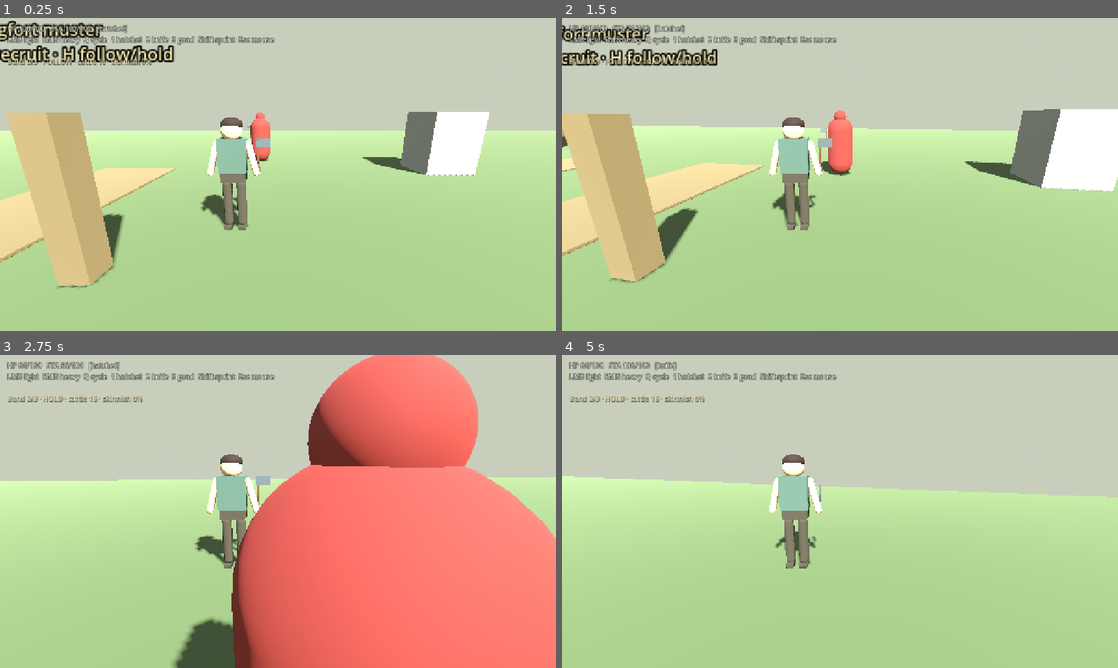
Above: before the commit, frames 1-4 (two rows, left to right).
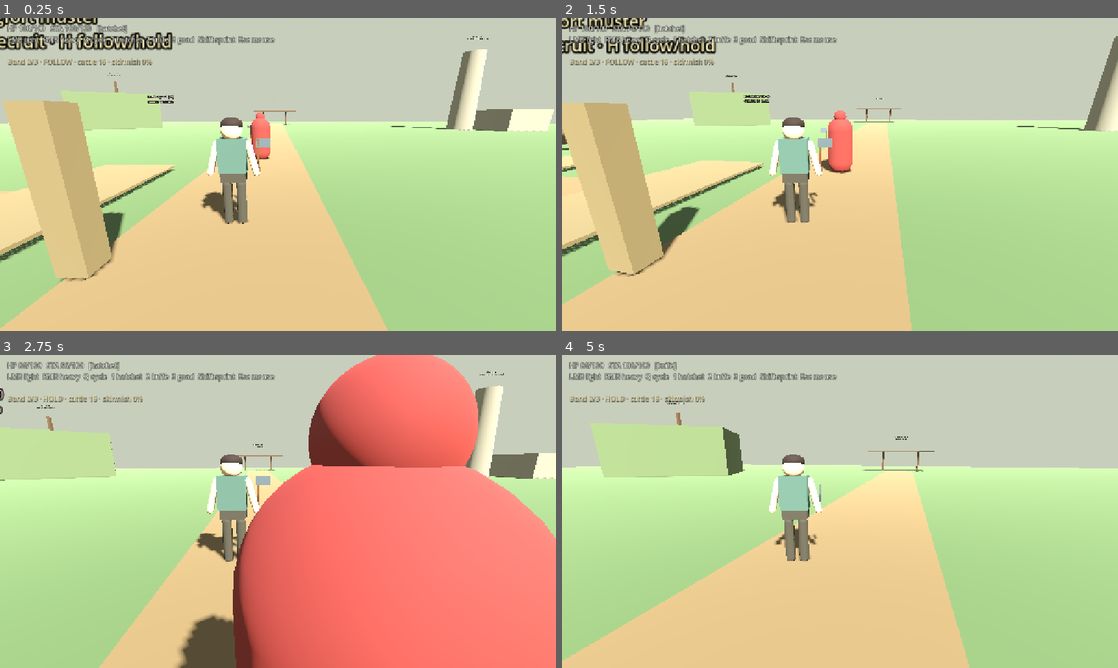
Above: after the commit, the same moments.

Repository: fortins4/devPlayground
Game: Godot game, scene res://scenes/main/main.tscn
Same seed, same stepped clock (60 frames per second), same inputs: the game is played once before the commit and once after it.
Inputs (mouse positions are in pixels of both pictures, inside the frame that each line leads up to):
- Up to frame 1 (0.25 s): no input
- Up to frame 2 (1.5 s): tap Enter at 0.5 s; move the mouse to (867, 174) at 0.52 s; hold Right mouse button (attack_heavy) 0.53-1.28 s; hold W (move_forward) from 0.53 s (still down); click (867, 174) at 0.67 s; tap Space (jump) at 0.77 s; move the mouse to (812, 174) at 1.27 s; click (812, 174) at 1.35 s
- Up to frame 3 (2.75 s): keep holding W (move_forward); tap Space (jump) at 1.52 s; move the mouse to (289, 505) at 2.02 s; hold H (band_toggle) from 2.03 s (still down)
- Up to frame 4 (5 s): keep holding W (move_forward); move the mouse to (834, 517) at 2.77 s; release H (band_toggle) at 2.78 s; tap Ctrl (crouch) at 2.85 s; click (834, 517) at 2.92 s; tap Space (jump) at 3.02, 3.77, 4.52 s; move the mouse to (878, 514) at 3.52 s; hold Q (cycle_weapon) 3.53-4.28 s; move the mouse to (795, 508) at 4.27 s; tap E (interact) at 4.35 s

The runs differ from the first frame. In frame 1, 34% of the frame differs, in the area x 0-100%, y 0-100%; in frame 2, 35%; in frame 3, 12%; in frame 4, 34%.

Commit message:
feat(leinster): walkable greybox region with labeled landmarks
Expand F5 main beyond the tiny plane: instance Laigin region with N–S
road, Bannow Bay beachhead, home túath/ringfort link, monastic stub,
hill fort, and Norse contact hint. Combat (−Z) and stealth (+X) lanes
unchanged on main. Terrain3D not required (CSG/meshes).

Diff:
--- a/scenes/main/main.tscn
+++ b/scenes/main/main.tscn
@@ -8,6 +8,7 @@
 [ext_resource type="PackedScene" uid="uid://cq8riochtrumdbg01" path="res://scenes/ui/rumors_debug_hud.tscn" id="6_rumors_dbg"]
 [ext_resource type="PackedScene" uid="uid://cq8riochtsentry01" path="res://scenes/characters/npcs/sentry.tscn" id="7_sentry"]
 [ext_resource type="Script" path="res://systems/stealth/bog_hide_stub.gd" id="8_bog"]
+[ext_resource type="PackedScene" uid="uid://cq8riochtleinst01" path="res://scenes/world/regions/leinster/leinster_region.tscn" id="9_leinster"]
 
 [ext_resource type="PackedScene" uid="uid://cq8riochtringfort01" path="res://scenes/world/ringfort/ringfort.tscn" id="9_ringfort"]
 [ext_resource type="PackedScene" uid="uid://cq8riochtbandhud01" path="res://scenes/ui/band_hud.tscn" id="10_band_hud"]
@@ -30,20 +31,7 @@
 tonemap_mode = 2
 fog_enabled = true
 fog_light_color = Color(0.65, 0.68, 0.6, 1)
-fog_density = 0.002
-
-[sub_resource type="StandardMaterial3D" id="StandardMaterial3D_ground"]
-albedo_color = Color(0.35, 0.42, 0.28, 1)
-roughness = 0.9
-
-[sub_resource type="BoxMesh" id="BoxMesh_ground"]
-size = Vector3(72, 0.2, 48)
-
-[sub_resource type="BoxShape3D" id="BoxShape3D_ground"]
-size = Vector3(72, 0.2, 48)
-
-[sub_resource type="BoxMesh" id="BoxMesh_landmark"]
-size = Vector3(1.5, 2, 1.5)
+fog_density = 0.0015
 
 [sub_resource type="StandardMaterial3D" id="Mat_cover"]
 albedo_color = Color(0.42, 0.36, 0.28, 1)
@@ -79,30 +67,17 @@
 environment = SubResource("Environment_main")
 
 [node name="DirectionalLight3D" type="DirectionalLight3D" parent="."]
-transform = Transform3D(0.866025, -0.353553, 0.353553, 0, 0.707107, 0.707107, -0.5, -0.612372, 0.612372, 0, 12, 0)
+transform = Transform3D(0.866025, -0.353553, 0.353553, 0, 0.707107, 0.707107, -0.5, -0.612372, 0.612372, 0, 18, 0)
 shadow_enabled = true
-light_energy = 1.1
+light_energy = 1.15
 
-[node name="Ground" type="StaticBody3D" parent="."]
-collision_layer = 1
-collision_mask = 0
-
-[node name="MeshInstance3D" type="MeshInstance3D" parent="Ground"]
-mesh = SubResource("BoxMesh_ground")
-surface_material_override/0 = SubResource("StandardMaterial3D_ground")
-
-[node name="CollisionShape3D" type="CollisionShape3D" parent="Ground"]
-shape = SubResource("BoxShape3D_ground")
+[node name="LeinsterRegion" parent="." instance=ExtResource("9_leinster")]
 
 [node name="Player" parent="." instance=ExtResource("1_player")]
 transform = Transform3D(1, 0, 0, 0, 1, 0, 0, 0, 1, 0, 0.1, 0)
 
 [node name="DummyFighter" parent="." instance=ExtResource("2_dummy")]
 transform = Transform3D(1, 0, 0, 0, 1, 0, 0, 0, 1, 0, 0.1, -6)
-
-[node name="Landmark" type="MeshInstance3D" parent="."]
-transform = Transform3D(1, 0, 0, 0, 1, 0, 0, 0, 1, 6, 1, -4)
-mesh = SubResource("BoxMesh_landmark")
 
 [node name="StealthLane" type="Node3D" parent="."]
 transform = Transform3D(1, 0, 0, 0, 1, 0, 0, 0, 1, 10, 0, 2)
--- /dev/null
+++ b/scenes/world/regions/leinster/leinster_region.tscn
@@ -0,0 +1,418 @@
+[gd_scene load_steps=27 format=3 uid="uid://cq8riochtleinst01"]
+
+[ext_resource type="Script" path="res://scripts/world/regions/leinster/leinster_region.gd" id="1_region"]
+
+[sub_resource type="StandardMaterial3D" id="Mat_grass"]
+albedo_color = Color(0.34, 0.42, 0.27, 1)
+roughness = 0.92
+
+[sub_resource type="StandardMaterial3D" id="Mat_path"]
+albedo_color = Color(0.48, 0.4, 0.28, 1)
+roughness = 0.95
+
+[sub_resource type="StandardMaterial3D" id="Mat_sand"]
+albedo_color = Color(0.62, 0.55, 0.38, 1)
+roughness = 0.98
+
+[sub_resource type="StandardMaterial3D" id="Mat_water"]
+albedo_color = Color(0.22, 0.38, 0.48, 0.92)
+roughness = 0.35
+metallic = 0.15
+
+[sub_resource type="StandardMaterial3D" id="Mat_earth"]
+albedo_color = Color(0.4, 0.34, 0.24, 1)
+roughness = 0.95
+
+[sub_resource type="StandardMaterial3D" id="Mat_stone"]
+albedo_color = Color(0.55, 0.52, 0.46, 1)
+roughness = 0.88
+
+[sub_resource type="StandardMaterial3D" id="Mat_wood"]
+albedo_color = Color(0.34, 0.24, 0.14, 1)
+roughness = 0.9
+
+[sub_resource type="StandardMaterial3D" id="Mat_norse"]
+albedo_color = Color(0.28, 0.3, 0.36, 1)
+roughness = 0.85
+
+[sub_resource type="StandardMaterial3D" id="Mat_hill"]
+albedo_color = Color(0.38, 0.44, 0.3, 1)
+roughness = 0.94
+
+[sub_resource type="BoxMesh" id="Mesh_ground"]
+size = Vector3(120, 0.25, 120)
+
+[sub_resource type="BoxShape3D" id="Shape_ground"]
+size = Vector3(120, 0.25, 120)
+
+[sub_resource type="BoxMesh" id="Mesh_path_seg"]
+size = Vector3(3.2, 0.08, 8.0)
+
+[sub_resource type="BoxMesh" id="Mesh_path_cross"]
+size = Vector3(8.0, 0.08, 3.0)
+
+[sub_resource type="BoxMesh" id="Mesh_beach"]
+size = Vector3(36, 0.35, 14)
+
+[sub_resource type="BoxShape3D" id="Shape_beach"]
+size = Vector3(36, 0.35, 14)
+
+[sub_resource type="BoxMesh" id="Mesh_water"]
+size = Vector3(42, 0.2, 18)
+
+[sub_resource type="CylinderMesh" id="Mesh_tower"]
+top_radius = 1.1
+bottom_radius = 1.4
+height = 9.0
+radial_segments = 12
+
+[sub_resource type="CylinderShape3D" id="Shape_tower"]
+radius = 1.4
+height = 9.0
+
+[sub_resource type="BoxMesh" id="Mesh_cell"]
+size = Vector3(4.5, 2.4, 5.0)
+
+[sub_resource type="BoxShape3D" id="Shape_cell"]
+size = Vector3(4.5, 2.4, 5.0)
+
+[sub_resource type="CylinderMesh" id="Mesh_bank"]
+top_radius = 7.5
+bottom_radius = 8.2
+height = 1.6
+radial_segments = 20
+
+[sub_resource type="CylinderMesh" id="Mesh_bank_hole"]
+top_radius = 5.8
+bottom_radius = 5.8
+height = 1.8
+radial_segments = 16
+
+[sub_resource type="BoxMesh" id="Mesh_ship"]
+size = Vector3(10.0, 1.2, 2.4)
+
+[sub_resource type="BoxMesh" id="Mesh_post"]
+size = Vector3(0.25, 2.4, 0.25)
+
+[sub_resource type="BoxMesh" id="Mesh_hill"]
+size = Vector3(10, 4.5, 8)
+
+[sub_resource type="BoxShape3D" id="Shape_hill"]
+size = Vector3(10, 4.5, 8)
+
+[node name="LeinsterRegion" type="Node3D" groups=["leinster_region"]]
+script = ExtResource("1_region")
+
+[node name="Ground" type="StaticBody3D" parent="."]
+collision_layer = 1
+collision_mask = 0
+
+[node name="MeshInstance3D" type="MeshInstance3D" parent="Ground"]
+transform = Transform3D(1, 0, 0, 0, 1, 0, 0, 0, 1, 0, -0.125, 0)
+mesh = SubResource("Mesh_ground")
+surface_material_override/0 = SubResource("Mat_grass")
+
+[node name="CollisionShape3D" type="CollisionShape3D" parent="Ground"]
+transform = Transform3D(1, 0, 0, 0, 1, 0, 0, 0, 1, 0, -0.125, 0)
+shape = SubResource("Shape_ground")
+
+[node name="RoadNorthSouth" type="Node3D" parent="."]
+
+[node name="SegN3" type="MeshInstance3D" parent="RoadNorthSouth"]
+transform = Transform3D(1, 0, 0, 0, 1, 0, 0, 0, 1, 0, 0.05, -36)
+mesh = SubResource("Mesh_path_seg")
+surface_material_override/0 = SubResource("Mat_path")
+
+[node name="SegN2" type="MeshInstance3D" parent="RoadNorthSouth"]
+transform = Transform3D(1, 0, 0, 0, 1, 0, 0, 0, 1, 0, 0.05, -28)
+mesh = SubResource("Mesh_path_seg")
+surface_material_override/0 = SubResource("Mat_path")
+
+[node name="SegN1" type="MeshInstance3D" parent="RoadNorthSouth"]
+transform = Transform3D(1, 0, 0, 0, 1, 0, 0, 0, 1, 0, 0.05, -20)
+mesh = SubResource("Mesh_path_seg")
+surface_material_override/0 = SubResource("Mat_path")
+
+[node name="SegN0" type="MeshInstance3D" parent="RoadNorthSouth"]
+transform = Transform3D(1, 0, 0, 0, 1, 0, 0, 0, 1, 0, 0.05, -12)
+mesh = SubResource("Mesh_path_seg")
+surface_material_override/0 = SubResource("Mat_path")
+
+[node name="SegC" type="MeshInstance3D" parent="RoadNorthSouth"]
+transform = Transform3D(1, 0, 0, 0, 1, 0, 0, 0, 1, 0, 0.05, -4)
+mesh = SubResource("Mesh_path_seg")
+surface_material_override/0 = SubResource("Mat_path")
+
+[node name="SegS0" type="MeshInstance3D" parent="RoadNorthSouth"]
+transform = Transform3D(1, 0, 0, 0, 1, 0, 0, 0, 1, 0, 0.05, 4)
+mesh = SubResource("Mesh_path_seg")
+surface_material_override/0 = SubResource("Mat_path")
+
+[node name="SegS1" type="MeshInstance3D" parent="RoadNorthSouth"]
+transform = Transform3D(1, 0, 0, 0, 1, 0, 0, 0, 1, 0, 0.05, 12)
+mesh = SubResource("Mesh_path_seg")
+surface_material_override/0 = SubResource("Mat_path")
+
+[node name="SegS2" type="MeshInstance3D" parent="RoadNorthSouth"]
+transform = Transform3D(1, 0, 0, 0, 1, 0, 0, 0, 1, 0, 0.05, 20)
+mesh = SubResource("Mesh_path_seg")
+surface_material_override/0 = SubResource("Mat_path")
+
+[node name="SegS3" type="MeshInstance3D" parent="RoadNorthSouth"]
+transform = Transform3D(1, 0, 0, 0, 1, 0, 0, 0, 1, 0, 0.05, 28)
+mesh = SubResource("Mesh_path_seg")
+surface_material_override/0 = SubResource("Mat_path")
+
+[node name="SegS4" type="MeshInstance3D" parent="RoadNorthSouth"]
+transform = Transform3D(1, 0, 0, 0, 1, 0, 0, 0, 1, 0, 0.05, 36)
+mesh = SubResource("Mesh_path_seg")
+surface_material_override/0 = SubResource("Mat_path")
+
+[node name="ForkWest0" type="MeshInstance3D" parent="RoadNorthSouth"]
+transform = Transform3D(1, 0, 0, 0, 1, 0, 0, 0, 1, -8, 0.05, 0)
+mesh = SubResource("Mesh_path_cross")
+surface_material_override/0 = SubResource("Mat_path")
+
+[node name="ForkWest1" type="MeshInstance3D" parent="RoadNorthSouth"]
+transform = Transform3D(1, 0, 0, 0, 1, 0, 0, 0, 1, -16, 0.05, 0)
+mesh = SubResource("Mesh_path_cross")
+surface_material_override/0 = SubResource("Mat_path")
+
+[node name="ForkWest2" type="MeshInstance3D" parent="RoadNorthSouth"]
+transform = Transform3D(1, 0, 0, 0, 1, 0, 0, 0, 1, -24, 0.05, 0)
+mesh = SubResource("Mesh_path_cross")
+surface_material_override/0 = SubResource("Mat_path")
+
+[node name="ForkWest3" type="MeshInstance3D" parent="RoadNorthSouth"]
+transform = Transform3D(1, 0, 0, 0, 1, 0, 0, 0, 1, -32, 0.05, -2)
+mesh = SubResource("Mesh_path_cross")
+surface_material_override/0 = SubResource("Mat_path")
+
+[node name="DublinGate" type="Node3D" parent="."]
+transform = Transform3D(1, 0, 0, 0, 1, 0, 0, 0, 1, 0, 0, -42)
+
+[node name="PostL" type="MeshInstance3D" parent="DublinGate"]
+transform = Transform3D(1, 0, 0, 0, 1, 0, 0, 0, 1, -2.2, 1.2, 0)
+mesh = SubResource("Mesh_post")
+surface_material_override/0 = SubResource("Mat_wood")
+
+[node name="PostR" type="MeshInstance3D" parent="DublinGate"]
+transform = Transform3D(1, 0, 0, 0, 1, 0, 0, 0, 1, 2.2, 1.2, 0)
+mesh = SubResource("Mesh_post")
+surface_material_override/0 = SubResource("Mat_wood")
+
+[node name="Lintels" type="MeshInstance3D" parent="DublinGate"]
+transform = Transform3D(1, 0, 0, 0, 1, 0, 0, 0, 1, 0, 2.5, 0)
+mesh = SubResource("Mesh_path_cross")
+surface_material_override/0 = SubResource("Mat_wood")
+
+[node name="Label" type="Label3D" parent="DublinGate"]
+transform = Transform3D(1, 0, 0, 0, 1, 0, 0, 0, 1, 0, 4.2, 0)
+text = "↑ Dublin road (stub)
+travel gate north"
+billboard = 1
+font_size = 36
+modulate = Color(0.85, 0.88, 0.75, 1)
+
+[node name="BannowBay" type="Node3D" parent="."]
+transform = Transform3D(1, 0, 0, 0, 1, 0, 0, 0, 1, 0, 0, 44)
+
+[node name="Beach" type="StaticBody3D" parent="BannowBay"]
+transform = Transform3D(1, 0, 0, 0, 1, 0, 0, 0, 1, 0, -0.05, -4)
+collision_layer = 1
+collision_mask = 0
+
+[node name="MeshInstance3D" type="MeshInstance3D" parent="BannowBay/Beach"]
+mesh = SubResource("Mesh_beach")
+surface_material_override/0 = SubResource("Mat_sand")
+
+[node name="CollisionShape3D" type="CollisionShape3D" parent="BannowBay/Beach"]
+shape = SubResource("Shape_beach")
+
+[node name="Water" type="MeshInstance3D" parent="BannowBay"]
+transform = Transform3D(1, 0, 0, 0, 1, 0, 0, 0, 1, 0, -0.35, 8)
+mesh = SubResource("Mesh_water")
+surface_material_override/0 = SubResource("Mat_water")
+
+[node name="LandingMarker" type="MeshInstance3D" parent="BannowBay"]
+transform = Transform3D(1, 0, 0, 0, 1, 0, 0, 0, 1, -6, 0.9, -2)
+mesh = SubResource("Mesh_post")
+surface_material_override/0 = SubResource("Mat_wood")
+
+[node name="Label" type="Label3D" parent="BannowBay"]
+transform = Transform3D(1, 0, 0, 0, 1, 0, 0, 0, 1, 0, 4.5, -2)
+text = "Bannow Bay
+Norman landing approach · 1169"
+billboard = 1
+font_size = 42
+modulate = Color(0.75, 0.82, 0.95, 1)
+
+[node name="ApproachSign" type="Label3D" parent="BannowBay"]
+transform = Transform3D(1, 0, 0, 0, 1, 0, 0, 0, 1, 0, 3.2, -12)
+text = "↓ Beachhead"
+billboard = 1
+font_size = 32
+modulate = Color(0.8, 0.85, 0.7, 1)
+
+[node name="NorseContact" type="Node3D" parent="."]
+transform = Transform3D(1, 0, 0, 0, 1, 0, 0, 0, 1, 14, 0, 40)
+
+[node name="Hull" type="MeshInstance3D" parent="NorseContact"]
+transform = Transform3D(0.866025, 0, 0.5, 0, 1, 0, -0.5, 0, 0.866025, 0, 0.7, 0)
+mesh = SubResource("Mesh_ship")
+surface_material_override/0 = SubResource("Mat_norse")
+
+[node name="Mast" type="MeshInstance3D" parent="NorseContact"]
+transform = Transform3D(1, 0, 0, 0, 1, 0, 0, 0, 1, 0, 2.4, 0)
+mesh = SubResource("Mesh_post")
+surface_material_override/0 = SubResource("Mat_wood")
+
+[node name="CrateA" type="MeshInstance3D" parent="NorseContact"]
+transform = Transform3D(0.35, 0, 0, 0, 0.35, 0, 0, 0, 0.35, 3.5, 0.5, 1.5)
+mesh = SubResource("Mesh_cell")
+surface_material_override/0 = SubResource("Mat_wood")
+
+[node name="Label" type="Label3D" parent="NorseContact"]
+transform = Transform3D(1, 0, 0, 0, 1, 0, 0, 0, 1, 0, 4.0, 0)
+text = "Norse contact hint
+(Wexford / Waterford coast stub)"
+billboard = 1
+font_size = 30
+modulate = Color(0.7, 0.78, 0.9, 1)
+
+[node name="HomeTuath" type="Node3D" parent="."]
+transform = Transform3D(1, 0, 0, 0, 1, 0, 0, 0, 1, -38, 0, -2)
+
+[node name="BankRing" type="MeshInstance3D" parent="HomeTuath"]
+transform = Transform3D(1, 0, 0, 0, 1, 0, 0, 0, 1, 0, 0.8, 0)
+mesh = SubResource("Mesh_bank")
+surface_material_override/0 = SubResource("Mat_earth")
+
+[node name="InnerFloor" type="MeshInstance3D" parent="HomeTuath"]
+transform = Transform3D(1, 0, 0, 0, 1, 0, 0, 0, 1, 0, 0.05, 0)
+mesh = SubResource("Mesh_bank_hole")
+surface_material_override/0 = SubResource("Mat_grass")
+
+[node name="Hut" type="StaticBody3D" parent="HomeTuath"]
+transform = Transform3D(1, 0, 0, 0, 1, 0, 0, 0, 1, -1.5, 1.2, -1)
+collision_layer = 1
+collision_mask = 0
+
+[node name="MeshInstance3D" type="MeshInstance3D" parent="HomeTuath/Hut"]
+mesh = SubResource("Mesh_cell")
+surface_material_override/0 = SubResource("Mat_wood")
+
+[node name="CollisionShape3D" type="CollisionShape3D" parent="HomeTuath/Hut"]
+shape = SubResource("Shape_cell")
+
+[node name="Label" type="Label3D" parent="HomeTuath"]
+transform = Transform3D(1, 0, 0, 0, 1, 0, 0, 0, 1, 0, 4.5, 0)
+text = "Home túath — continue west
+to playable ringfort muster"
+billboard = 1
+font_size = 36
+modulate = Color(0.9, 0.82, 0.6, 1)
+
+[node name="PathSign" type="Label3D" parent="HomeTuath"]
+transform = Transform3D(1, 0, 0, 0, 1, 0, 0, 0, 1, 10, 2.8, 2)
+text = "← Home path"
+billboard = 1
+font_size = 28
+modulate = Color(0.85, 0.8, 0.65, 1)
+
+[node name="MonasticStub" type="Node3D" parent="."]
+transform = Transform3D(1, 0, 0, 0, 1, 0, 0, 0, 1, 24, 0, -26)
+
+[node name="RoundTower" type="StaticBody3D" parent="MonasticStub"]
+transform = Transform3D(1, 0, 0, 0, 1, 0, 0, 0, 1, 0, 4.5, 0)
+collision_layer = 1
+collision_mask = 0
+
+[node name="MeshInstance3D" type="MeshInstance3D" parent="MonasticStub/RoundTower"]
+mesh = SubResource("Mesh_tower")
+surface_material_override/0 = SubResource("Mat_stone")
+
+[node name="CollisionShape3D" type="CollisionShape3D" parent="MonasticStub/RoundTower"]
+shape = SubResource("Shape_tower")
+
+[node name="Cell" type="StaticBody3D" parent="MonasticStub"]
+transform = Transform3D(1, 0, 0, 0, 1, 0, 0, 0, 1, 4.5, 1.2, 1.5)
+collision_layer = 1
+collision_mask = 0
+
+[node name="MeshInstance3D" type="MeshInstance3D" parent="MonasticStub/Cell"]
+mesh = SubResource("Mesh_cell")
+surface_material_override/0 = SubResource("Mat_stone")
+
+[node name="CollisionShape3D" type="CollisionShape3D" parent="MonasticStub/Cell"]
+shape = SubResource("Shape_cell")
+
+[node name="Label" type="Label3D" parent="MonasticStub"]
+transform = Transform3D(1, 0, 0, 0, 1, 0, 0, 0, 1, 0, 10.5, 0)
+text = "Monastic stub
+(round tower · sanctuary hint)"
+billboard = 1
+font_size = 34
+modulate = Color(0.88, 0.86, 0.78, 1)
+
+[node name="HillFort" type="Node3D" parent="."]
+transform = Transform3D(1, 0, 0, 0, 1, 0, 0, 0, 1, -22, 0, -30)
+
+[node name="Mound" type="StaticBody3D" parent="HillFort"]
+transform = Transform3D(0.866025, 0, 0.5, 0, 1, 0, -0.5, 0, 0.866025, 0, 2.25, 0)
+collision_layer = 1
+collision_mask = 0
+
+[node name="MeshInstance3D" type="MeshInstance3D" parent="HillFort/Mound"]
+mesh = SubResource("Mesh_hill")
+surface_material_override/0 = SubResource("Mat_hill")
+
+[node name="CollisionShape3D" type="CollisionShape3D" parent="HillFort/Mound"]
+shape = SubResource("Shape_hill")
+
+[node name="Crest" type="MeshInstance3D" parent="HillFort"]
+transform = Transform3D(1, 0, 0, 0, 1, 0, 0, 0, 1, 0, 5.0, 0)
+mesh = SubResource("Mesh_post")
+surface_material_override/0 = SubResource("Mat_wood")
+
+[node name="Label" type="Label3D" parent="HillFort"]
+transform = Transform3D(1, 0, 0, 0, 1, 0, 0, 0, 1, 0, 7.2, 0)
+text = "Hill fort overlook
+(wilderness exile fringe)"
+billboard = 1
+font_size = 32
+modulate = Color(0.78, 0.85, 0.7, 1)
+
+[node name="CentralSign" type="Node3D" parent="."]
+transform = Transform3D(1, 0, 0, 0, 1, 0, 0, 0, 1, -3.5, 0, 2.5)
+
+[node name="Post" type="MeshInstance3D" parent="CentralSign"]
+transform = Transform3D(1, 0, 0, 0, 1, 0, 0, 0, 1, 0, 1.2, 0)
+mesh = SubResource("Mesh_post")
+surface_material_override/0 = SubResource("Mat_wood")
+
+[node name="Label" type="Label3D" parent="CentralSign"]
+transform = Transform3D(1, 0, 0, 0, 1, 0, 0, 0, 1, 0, 3.4, 0)
+text = "Laigin — central roam
+N Dublin · S Bannow · W home · E stealth"
+billboard = 1
+font_size = 30
+modulate = Color(0.9, 0.88, 0.7, 1)
+
+[node name="YardPads" type="Node3D" parent="."]
+
+[node name="CombatYardNote" type="Label3D" parent="YardPads"]
+transform = Transform3D(1, 0, 0, 0, 1, 0, 0, 0, 1, -4, 2.4, -6)
+text = "Combat yard (−Z)
+dummy on main"
+billboard = 1
+font_size = 26
+modulate = Color(0.85, 0.7, 0.65, 1)
+
+[node name="StealthYardNote" type="Label3D" parent="YardPads"]
+transform = Transform3D(1, 0, 0, 0, 1, 0, 0, 0, 1, 8, 2.4, 4.5)
+text = "Stealth lane (+X)
+cover + sentry on main"
+billboard = 1
+font_size = 26
+modulate = Color(0.7, 0.85, 0.7, 1)
--- /dev/null
+++ b/scripts/world/regions/leinster/leinster_region.gd
@@ -0,0 +1,6 @@
+extends Node3D
+## Laigin (Leinster) greybox region root — walkable landmarks for the slice start.
+
+
+func _ready() -> void:
+	Game.current_region = &"leinster"
--- /dev/null
+++ b/tools/capture_leinster_screenshots.gd
@@ -0,0 +1,119 @@
+extends SceneTree
+## Capture Leinster greybox landmark proof shots (overview, Bannow, path/home/monastic).
+
+
+func _initialize() -> void:
+	_run_capture()
+
+
+func _run_capture() -> void:
+	var out_dir := "/workspace/riocht-builds/screenshots/leinster"
+	DirAccess.make_dir_recursive_absolute(out_dir)
+
+	var vp := SubViewport.new()
+	vp.size = Vector2i(1280, 720)
+	vp.render_target_update_mode = SubViewport.UPDATE_ALWAYS
+	vp.transparent_bg = false
+	vp.own_world_3d = true
+	root.add_child(vp)
+
+	var world := Node3D.new()
+	world.name = "LeinsterCaptureRoot"
+	vp.add_child(world)
+
+	var env := WorldEnvironment.new()
+	var environment := Environment.new()
+	environment.background_mode = Environment.BG_COLOR
+	environment.background_color = Color(0.48, 0.56, 0.62)
+	environment.ambient_light_source = Environment.AMBIENT_SOURCE_COLOR
+	environment.ambient_light_color = Color(0.88, 0.9, 0.84)
+	environment.ambient_light_energy = 1.0
+	environment.fog_enabled = true
+	environment.fog_light_color = Color(0.7, 0.72, 0.65)
+	environment.fog_density = 0.0012
+	env.environment = environment
+	world.add_child(env)
+
+	var light := DirectionalLight3D.new()
+	light.light_energy = 1.3
+	light.shadow_enabled = true
+	light.rotation_degrees = Vector3(-50.0, 35.0, 0.0)
+	world.add_child(light)
+
+	var fill := DirectionalLight3D.new()
+	fill.light_energy = 0.4
+	fill.rotation_degrees = Vector3(-25.0, -120.0, 0.0)
+	world.add_child(fill)
+
+	var region_packed := load("res://scenes/world/regions/leinster/leinster_region.tscn") as PackedScene
+	var region := region_packed.instantiate() as Node3D
+	world.add_child(region)
+
+	var player_packed := load("res://scenes/characters/player/player.tscn") as PackedScene
+	var player := player_packed.instantiate() as CharacterBody3D
+	world.add_child(player)
+	player.global_position = Vector3(0.0, 0.1, 0.0)
+	var pcam := player.get_node_or_null("CameraPivot/Camera3D") as Camera3D
+	if pcam:
+		pcam.current = false
+
+	var cam := Camera3D.new()
+	cam.fov = 55.0
+	world.add_child(cam)
+	cam.current = true
+
+	await process_frame
+	await process_frame
+	await process_frame
+
+	# 01 overview — elevated look covering home (W), road, Bannow (S), monastic (NE)
+	player.global_position = Vector3(0.0, 0.1, 2.0)
+	cam.fov = 62.0
+	cam.look_at_from_position(Vector3(-22.0, 32.0, 22.0), Vector3(2.0, 1.0, 8.0), Vector3.UP)
+	await process_frame
+	await process_frame
+	await _shot(vp, out_dir, "01_overview")
+
+	# 02 Bannow Bay approach
+	player.global_position = Vector3(0.0, 0.1, 34.0)
+	cam.fov = 52.0
+	cam.look_at_from_position(Vector3(-12.0, 9.0, 28.0), Vector3(2.0, 1.5, 46.0), Vector3.UP)
+	await process_frame
+	await process_frame
+	await _shot(vp, out_dir, "02_bannow_bay")
+
+	# 03 road / path read (N–S road + west fork signage)
+	player.global_position = Vector3(0.0, 0.1, 8.0)
+	cam.fov = 50.0
+	cam.look_at_from_position(Vector3(8.0, 6.5, 16.0), Vector3(-6.0, 1.0, 0.0), Vector3.UP)
+	await process_frame
+	await process_frame
+	await _shot(vp, out_dir, "03_road_path")
+
+	# 04 home túath / ringfort link
+	player.global_position = Vector3(-30.0, 0.1, -2.0)
+	cam.fov = 48.0
+	cam.look_at_from_position(Vector3(-24.0, 7.0, 10.0), Vector3(-38.0, 2.0, -2.0), Vector3.UP)
+	await process_frame
+	await process_frame
+	await _shot(vp, out_dir, "04_home_tuath")
+
+	# 05 monastic stub landmark
+	player.global_position = Vector3(20.0, 0.1, -22.0)
+	cam.fov = 48.0
+	cam.look_at_from_position(Vector3(14.0, 8.0, -14.0), Vector3(24.0, 4.0, -26.0), Vector3.UP)
+	await process_frame
+	await process_frame
+	await _shot(vp, out_dir, "05_monastic_stub")
+
+	print("CAPTURE_LEINSTER_DONE")
+	quit(0)
+
+
+func _shot(vp: SubViewport, out_dir: String, name: String) -> void:
+	await process_frame
+	await process_frame
+	var img: Image = vp.get_texture().get_image()
+	var path := "%s/%s.png" % [out_dir, name]
+	var err := img.save_png(path)
+	print("WROTE ", path, " err=", err)
Not shown: 1 places in scenes/main/main.tscn that only renumber resources
Not shown, added: scripts/world/regions/leinster/leinster_region.gd.uid
Not shown, added: tools/capture_leinster_screenshots.gd.uid
Not shown, removed: scenes/world/regions/leinster/.gitkeep
